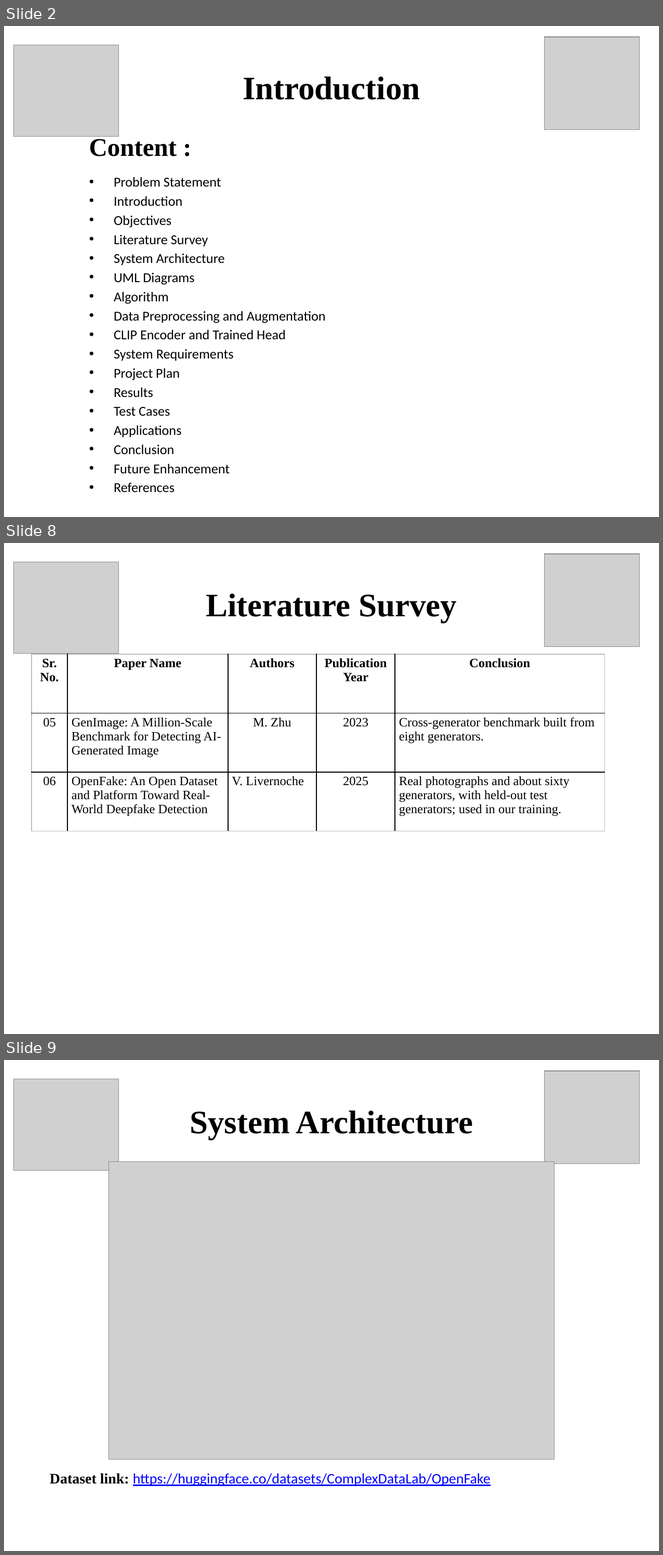
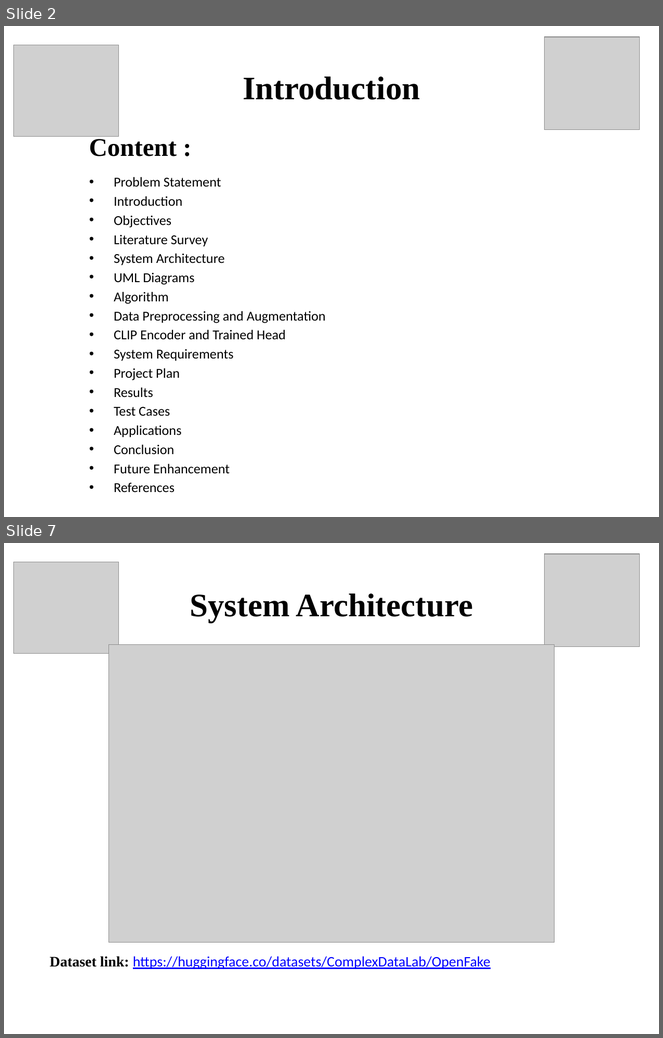
Before and after one commit to PawanBhandari03/DeepFake-Detection-Using-CrossGeneratorGeneralization, a slide deck: paper/reports/presentation/Final_Project_Presentation.pptx. Shown one above the other, each under a label of ours: slides 2, 8 and 9 before the commit, slides 2 and 7 after it; the slides between them are not shown. The pictures are 663x1555 and 663x1038 pixels, drawn with LibreOffice and Linux fonts; fonts in the diff are those of the drawing; grey boxes stand for pictures. Boxes give left, top, right and bottom in pixels: in the first picture for what was removed or moved away, otherwise in the second. Text is boxed around its words. In the diff, an @@ line names an element or a change of style, - is before the commit and + after.

```diff
--- a/paper/reports/presentation/Final_Project_Presentation.pptx
+++ b/paper/reports/presentation/Final_Project_Presentation.pptx
@@ slide 8 removed at box(4, 543, 659, 1034), background #FFFFFF @@
@@ picture removed at box(545, 554, 640, 647) @@
@@ picture removed at box(14, 562, 118, 654) @@
@@ title removed at box(206, 593, 457, 623) @@
-Literature Survey
@@ table removed at box(32, 654, 605, 831), 3 rows, 5 columns @@
-Sr. No. | Paper Name | Authors | Publication Year | Conclusion
-05 | GenImage: A Million-Scale Benchmark for Detecting AI-Generated Image | M. Zhu | 2023 | Cross-generator benchmark built from eight generators.
-06 | OpenFake: An Open Dataset and Platform Toward Real-World Deepfake Detection | V. Livernoche | 2025 | Real photographs and about sixty generators, with held-out test generators; used in our training.
@@ what was slide 9 is now slide 7 @@
```
Also in this commit, not shown: 18 slides changed, 1 other slide removed, 3 other files.
